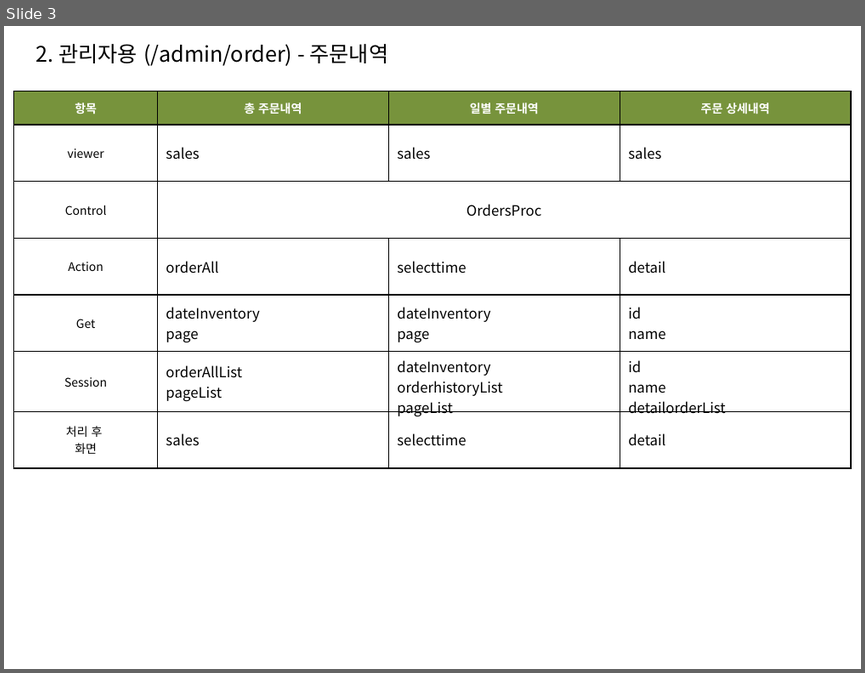
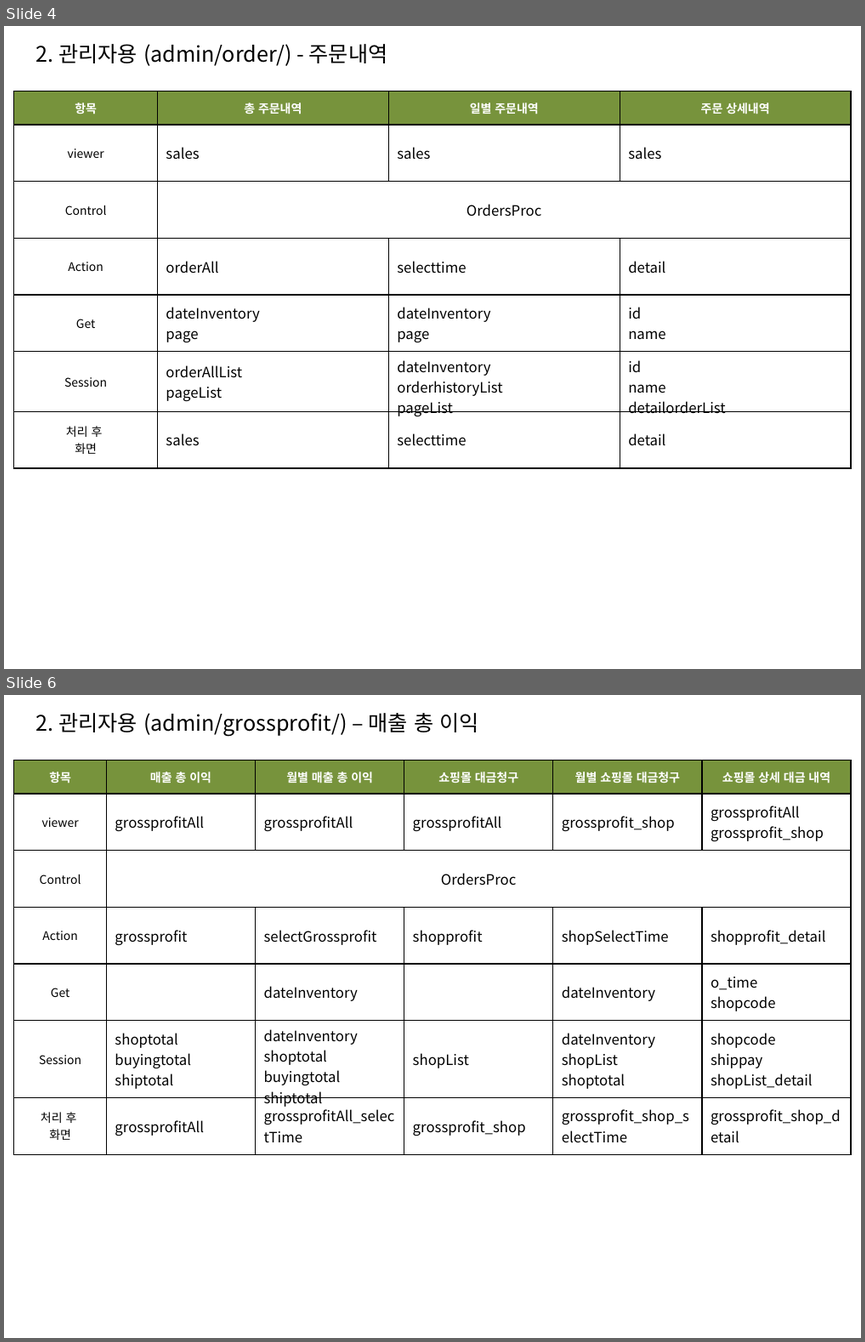
Before and after one commit to sec9590/Project_FullFillment, a slide deck: YellowContainer_MVC.pptx. Shown one above the other, each under a label of ours: slide 3 before the commit, slides 4 and 6 after it; the slides between them are not shown. The pictures are 865x673 and 865x1342 pixels, drawn with LibreOffice and Linux fonts; fonts in the diff are those of the drawing. Boxes give left, top, right and bottom in pixels: in the first picture for what was removed or moved away, otherwise in the second. Text is boxed around its words. In the diff, an @@ line names an element or a change of style, - is before the commit and + after.

```diff
--- a/YellowContainer_MVC.pptx
+++ b/YellowContainer_MVC.pptx
@@ slide 6 added at bbox=[4, 695, 861, 1338], background #FFFFFF @@
@@ text added at bbox=[36, 713, 478, 737], 18 pt, text #000000 @@
+2. 관리자용 (admin/grossprofit/) – 매출 총 이익
@@ table added at bbox=[14, 760, 852, 1154], 7 rows, 6 columns @@
+항목 | 매출 총 이익 | 월별 매출 총 이익 | 쇼핑몰 대금청구 | 월별 쇼핑몰 대금청구 | 쇼핑몰 상세 대금 내역
+viewer | grossprofitAll | grossprofitAll | grossprofitAll | grossprofit_shop | grossprofitAll / grossprofit_shop
+Control | OrdersProc |  |  |  | 
+Action | grossprofit | selectGrossprofit | shopprofit | shopSelectTime | shopprofit_detail
+Get |  | dateInventory |  | dateInventory | o_time / shopcode
+Session | shoptotal / buyingtotal / shiptotal | dateInventory / shoptotal / buyingtotal / shiptotal | shopList | dateInventory / shopList / shoptotal | shopcode / shippay / shopList_detail
+처리 후 / 화면 | grossprofitAll | grossprofitAll_selectTime | grossprofit_shop | grossprofit_shop_selectTime | grossprofit_shop_detail
@@ what was slide 3 is now slide 4 @@
@@ slide 4 changed as well @@
@@ text at bbox=[36, 44, 388, 66]: text changed @@
-2. 관리자용 (/admin/order) - 주문내역
+2. 관리자용 (admin/order/) - 주문내역
```
Also in this commit, not shown: 4 other slides changed, 4 other slides added, 9 other files.
